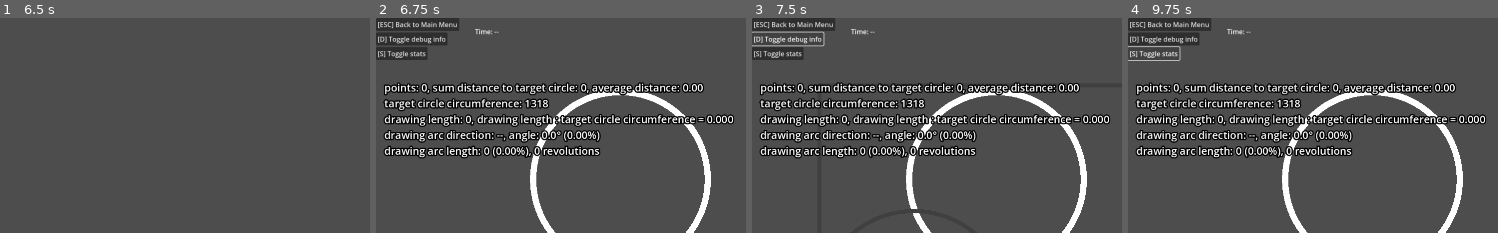
Above: before the commit, frames 1-4 (left to right).
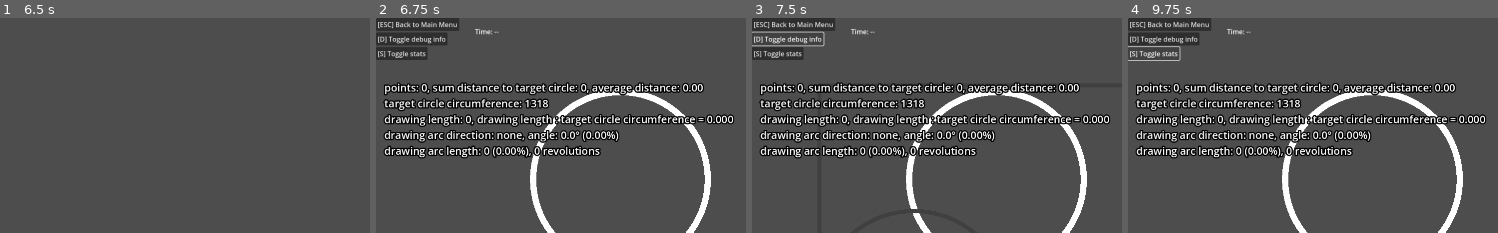
Above: after the commit, the same moments.

Repository: Toxe/godot-tablet-trainer
Game: Godot game, scene res://scenes/main_menu/main_menu.tscn
Same seed, same stepped clock (60 frames per second), same inputs: the game is played once before the commit and once after it.
Inputs:
- Up to frame 1 (6.5 s): click "Lines" at 0.5 s; click "[D] Toggle debug info" at 1.25 s; click "[S] Toggle stats" at 2 s; click "[D] Toggle debug info" at 2.75 s; click "[S] Toggle stats" at 3.5 s; click "[D] Toggle debug info" at 4.25 s; click "[S] Toggle stats" at 5 s; click "[ESC] Back to Main Menu" at 5.75 s
- Up to frame 2 (6.75 s): click "Circles" at 6.5 s
- Up to frame 3 (7.5 s): click "[D] Toggle debug info" at 7.25 s
- Up to frame 4 (9.75 s): click "[S] Toggle stats" at 8 s; click "[D] Toggle debug info" at 8.75 s; click "[S] Toggle stats" at 9.5 s
The pictures show only the part of the screen within x 0-50%, y 0-50%; the shares and areas given below are measured in that part.

Frame 1 is identical in both runs. In frame 2, 1.6% of the frame differs, in the area x 5-66%, y 52-65%; in frame 3, 1.6%; in frame 4, 1.6%.

Commit message:
Use enum for drawing arc direction

Diff:
--- a/TabletTrainer/scenes/circle_trainer/circle_trainer.gd
+++ b/TabletTrainer/scenes/circle_trainer/circle_trainer.gd
@@ -1,4 +1,6 @@
 extends Node2D
+
+enum DrawingArcDirection { none, CW, CCW }
 
 const margin_screen_ratio := 0.15
 const target_circle_line_width := 15
@@ -13,7 +15,7 @@
 var info_count_points := 0
 var info_sum_distance_to_target := 0.0
 var info_drawing_length := 0.0
-var info_drawing_arc_direction := "--"
+var info_drawing_arc_direction := DrawingArcDirection.none
 var info_drawing_arc_radius := 0.0
 var info_drawing_arc_angle := 0.0
 var info_drawing_arc_length := 0.0
@@ -65,9 +67,9 @@
             draw_arc(p, 5, 0, 2.0 * PI, 8, Color.BLUE)
 
         # drawing arc
-        if info_drawing_arc_direction != "--":
+        if info_drawing_arc_direction != DrawingArcDirection.none:
             var start_angle := info_drawing_arc_position.angle_to_point(info_drawing_arc_first_point)
-            var end_angle := start_angle + info_drawing_arc_angle + info_drawing_arc_revolutions * PI * (2.0 if info_drawing_arc_direction == "CW" else -2.0)
+            var end_angle := start_angle + info_drawing_arc_angle + info_drawing_arc_revolutions * PI * (2.0 if info_drawing_arc_direction == DrawingArcDirection.CW else -2.0)
 
             draw_arc(info_drawing_arc_position, info_drawing_arc_radius, start_angle, end_angle, 128, Color.BLUE, target_circle_line_width)
 
@@ -116,7 +118,7 @@
     info_count_points = 0
     info_sum_distance_to_target = 0.0
     info_drawing_length = 0.0
-    info_drawing_arc_direction = "--"
+    info_drawing_arc_direction = DrawingArcDirection.none
     info_drawing_arc_radius = 0.0
     info_drawing_arc_angle = 0.0
     info_drawing_arc_length = 0.0
@@ -129,13 +131,13 @@
 func update_info_label() -> void:
     var average_distance_to_target := (info_sum_distance_to_target / info_count_points) if info_count_points > 0 else 0.0
     var target_circle_circumference := 2.0 * PI * target_circle_radius
-    var total_arc_angle := absf(info_drawing_arc_angle + info_drawing_arc_revolutions * PI * (2.0 if info_drawing_arc_direction == "CW" else -2.0))
+    var total_arc_angle := absf(info_drawing_arc_angle + info_drawing_arc_revolutions * PI * (2.0 if info_drawing_arc_direction == DrawingArcDirection.CW else -2.0))
 
     info_label.text = "points: %d, sum distance to target circle: %d, average distance: %0.2f\ntarget circle circumfere …(188 unchanged characters)…
         info_count_points, info_sum_distance_to_target, average_distance_to_target,
         target_circle_circumference,
         info_drawing_length, info_drawing_length / target_circle_circumference,
-        info_drawing_arc_direction, rad_to_deg(total_arc_angle), 100.0 * total_arc_angle / (2 * PI),
+        DrawingArcDirection.find_key(info_drawing_arc_direction), rad_to_deg(total_arc_angle), 100.0 * total_arc_angle / (2 * PI),
         info_drawing_arc_length, 100.0 * info_drawing_arc_length / target_circle_circumference, info_drawing_arc_revolutions
     ]
 
@@ -190,33 +192,33 @@
     prev_target_circle_radius = target_circle_radius
 
 
-func is_new_point_for_arc(arc_direction: String, angle_start_to_end: float, angle_drawing_arc_last_point_to_end_point: float) -> bool:
-    if arc_direction == "CW":
+func is_new_point_for_arc(arc_direction: DrawingArcDirection, angle_start_to_end: float, angle_drawing_arc_last_point_to_end_point: float) -> bool:
+    if arc_direction == DrawingArcDirection.CW:
         return angle_start_to_end > 0.0 and angle_drawing_arc_last_point_to_end_point > 0.0
     else:
         return angle_start_to_end < 0.0 and angle_drawing_arc_last_point_to_end_point < 0.0
 
 
-func relative_to_absolute_arc_angle(arc_direction: String, relative_arc_angle: float) -> float:
+func relative_to_absolute_arc_angle(arc_direction: DrawingArcDirection, relative_arc_angle: float) -> float:
     var absolute_arc_angle := relative_arc_angle
 
-    if arc_direction == "CW" and relative_arc_angle < 0.0:
+    if arc_direction == DrawingArcDirection.CW and relative_arc_angle < 0.0:
         absolute_arc_angle += 2.0 * PI
-    elif arc_direction == "CCW" and relative_arc_angle > 0.0:
+    elif arc_direction == DrawingArcDirection.CCW and relative_arc_angle > 0.0:
         absolute_arc_angle -= 2.0 * PI
 
     return absolute_arc_angle
 
 
-func is_bigger_than_drawing_arc_angle(arc_direction: String, absolute_arc_angle: float, drawing_arc_angle: float) -> float:
-    if arc_direction == "CW":
+func is_bigger_than_drawing_arc_angle(arc_direction: DrawingArcDirection, absolute_arc_angle: float, drawing_arc_angle: float) -> float:
+    if arc_direction == DrawingArcDirection.CW:
         return absolute_arc_angle > drawing_arc_angle
     else:
         return absolute_arc_angle < drawing_arc_angle
 
 
-func has_finished_one_revolution(arc_direction: String, relative_arc_angle: float, prev_relative_arc_angle: float) -> bool:
-    if arc_direction == "CW":
+func has_finished_one_revolution(arc_direction: DrawingArcDirection, relative_arc_angle: float, prev_relative_arc_angle: float) -> bool:
+    if arc_direction == DrawingArcDirection.CW:
         return relative_arc_angle >= 0.0 and prev_relative_arc_angle < 0.0
     else:
         return relative_arc_angle <= 0.0 and prev_relative_arc_angle > 0.0
@@ -248,7 +250,7 @@
 func _on_drawing_segment_added(start_point: Vector2, end_point: Vector2) -> void:
     info_drawing_length += start_point.distance_to(end_point)
 
-    if info_drawing_arc_direction == "--":
+    if info_drawing_arc_direction == DrawingArcDirection.none:
         info_drawing_arc_radius = target_circle_radius * 0.75
         info_drawing_arc_position = target_circle_position
         info_drawing_arc_first_point = start_point
@@ -258,14 +260,10 @@
         var dir_to_end_point := info_drawing_arc_position.direction_to(end_point)
         var angle_start_to_end := dir_to_start_point.angle_to(dir_to_end_point)
 
-        if angle_start_to_end >= 0.0:
-            info_drawing_arc_direction = "CW"
-        else:
-            info_drawing_arc_direction = "CCW"
-
+        info_drawing_arc_direction = DrawingArcDirection.CW if angle_start_to_end >= 0.0 else DrawingArcDirection.CCW
         info_drawing_arc_angle = angle_start_to_end
     else:
-        assert(info_drawing_arc_direction in ["CW", "CCW"])
+        assert(info_drawing_arc_direction in [DrawingArcDirection.CW, DrawingArcDirection.CCW])
 
         var prev_dir_to_drawing_arc_first_point := info_drawing_arc_position.direction_to(info_drawing_arc_first_point)
         var prev_dir_to_drawing_arc_last_point := info_drawing_arc_position.direction_to(info_drawing_arc_last_point)
